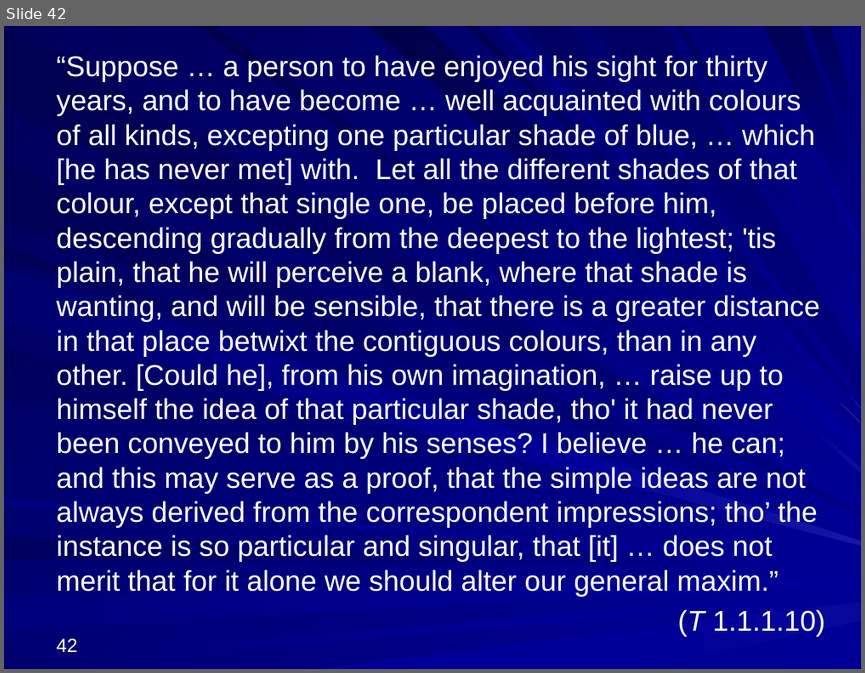
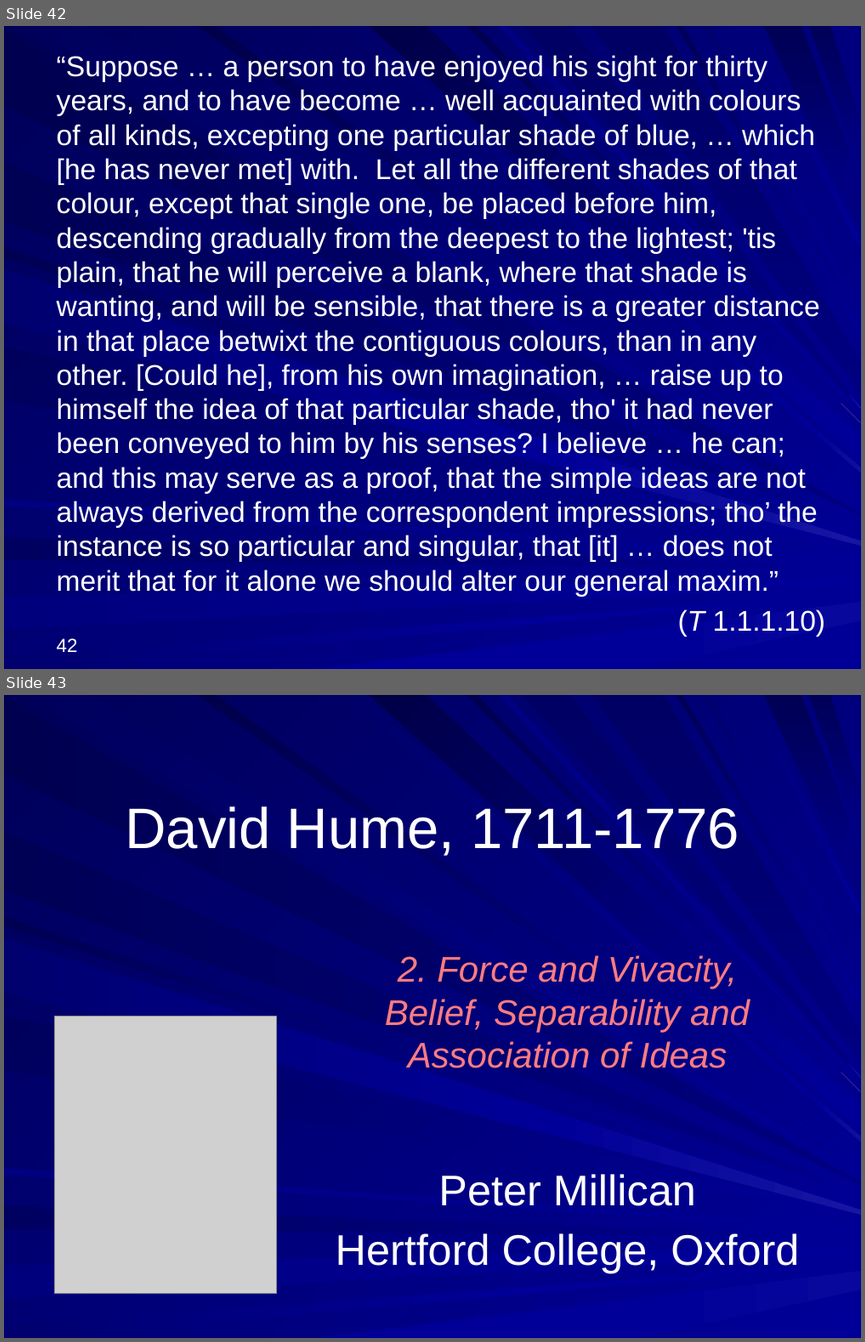
Before and after one commit to englishphilosophy/hume-texts-online, a slide deck: teaching/lectures/2025_Hume_MT_current.pptx. Shown one above the other, each under a label of ours: slide 42 before the commit, slides 42 and 43 after it. The pictures are 865x673 and 865x1342 pixels, drawn with LibreOffice and Linux fonts; fonts in the diff are those of the drawing; grey boxes stand for pictures. Boxes give left, top, right and bottom in pixels: in the first picture for what was removed or moved away, otherwise in the second. Text is boxed around its words. In the diff, an @@ line names an element or a change of style, - is before the commit and + after.

```diff
--- a/teaching/lectures/2025_Hume_MT_current.pptx
+++ b/teaching/lectures/2025_Hume_MT_current.pptx
@@ slide 43 added at box(4, 695, 861, 1338), background gradient #000078 to #000099; not listed: 37 template elements that a slide beside it also shows @@
@@ title added at box(125, 806, 739, 856), 48 pt, text #FFFFFF @@
+David Hume, 1711-1776
@@ text added at box(385, 955, 749, 1068), 30 pt, text #FF7C80, italic @@
+2. Force and Vivacity,
+Belief, Separability and Association of Ideas
@@ picture added at box(54, 1016, 277, 1293) @@
@@ text added at box(336, 1174, 799, 1273), 36 pt, text #FFFFFF @@
+Peter Millican
+Hertford College, Oxford
```
Also in this commit, not shown: 2 slides changed, 41 other slides added, 2 other files.
